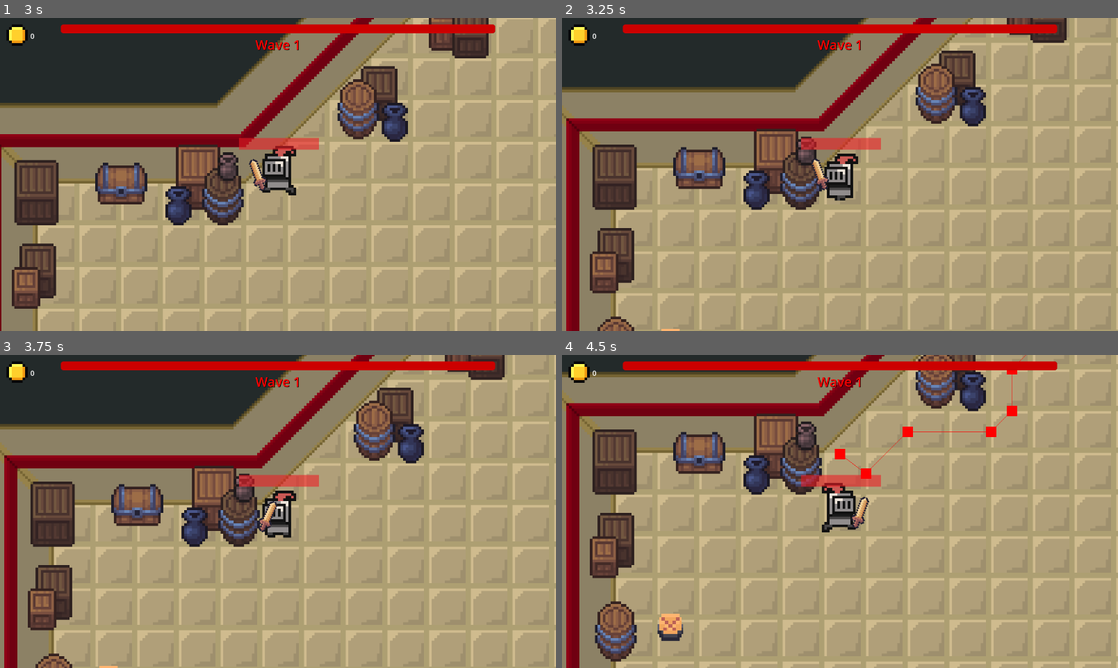
Above: before the commit, frames 1-4 (two rows, left to right).
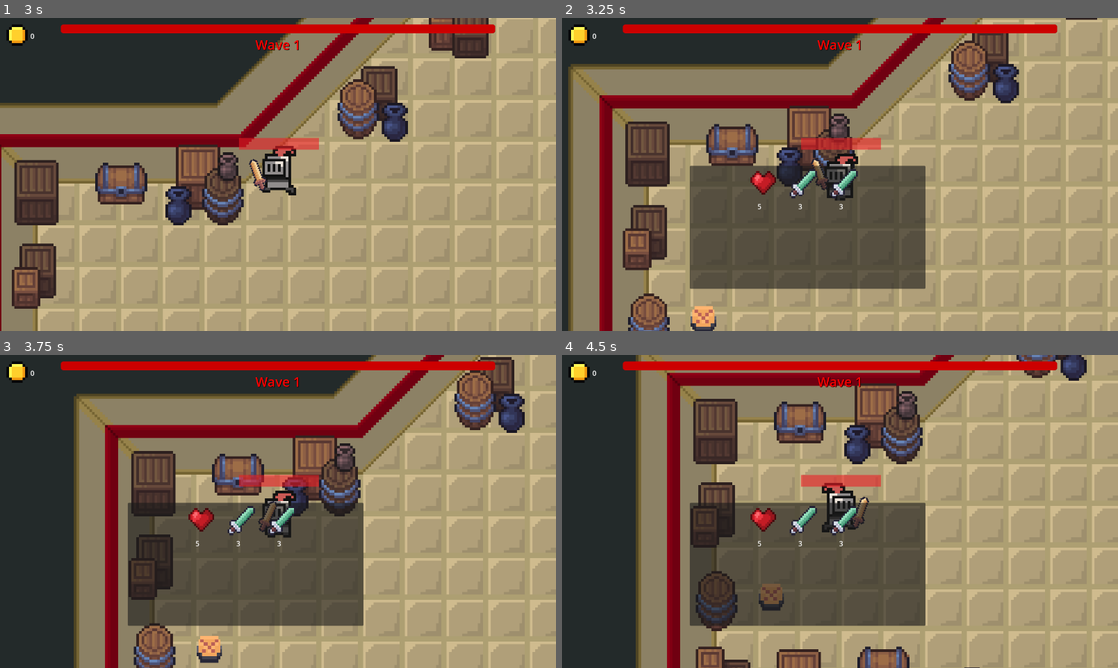
Above: after the commit, the same moments.

Repository: DavydGladius/Gladiator
Game: Godot game, scene res://Scenes/main_menu.tscn
Same seed, same stepped clock (60 frames per second), same inputs: the game is played once before the commit and once after it. Sound files missing from this copy of the repository are replaced by a short silence.
Inputs (mouse positions are in pixels of both pictures, inside the frame that each line leads up to):
- Up to frame 1 (3 s): click "Start" at 0.5 s; tap Enter at 1.25 s; move the mouse to (250, 237) at 1.27 s; hold W (up) 1.28-2 s; click (250, 237) at 1.35 s; drag from (444, 221) to (305, 146) at 2.02 s; move the mouse to (111, 127) at 2.77 s; hold A (left) from 2.78 s (still down); tap 1 (weapon1) at 2.85 s
- Up to frame 2 (3.25 s): keep holding A (left)
- Up to frame 3 (3.75 s): release A (left) at 3.5 s; drag from (305, 511) to (111, 464) at 3.52 s
- Up to frame 4 (4.5 s): move the mouse to (756, 433) at 4.27 s; hold S (down) from 4.28 s (still down); hold Shift from 4.28 s (still down)

Frame 1 is identical in both runs. In frame 2, 52% of the frame differs, in the area x 0-100%, y 0-100%; in frame 3, 59%; in frame 4, 61%.

Commit message:
fixed decoration hitboxes
yup :)

Diff:
--- a/Scenes/world.tscn
+++ b/Scenes/world.tscn
@@ -172,46 +172,46 @@
 texture = ExtResource("7_i7141")
 0:0/size_in_atlas = Vector2i(1, 2)
 0:0/0 = 0
-0:0/0/physics_layer_0/polygon_0/points = PackedVector2Array(-5.333333, -2.666666, 5.333334, -2.666666, 5.333334, 16, -5.333333, 16)
+0:0/0/physics_layer_0/polygon_0/points = PackedVector2Array(-5.333333, -2.666666, 5.333334, -2.666666, 5.333334, 5.333334, -5.333333, 5.333334)
 1:1/0 = 0
-1:1/0/physics_layer_0/polygon_0/points = PackedVector2Array(-5.333333, -8, 5.333334, -8, 5.333334, 8, -5.333333, 8)
+1:1/0/physics_layer_0/polygon_0/points = PackedVector2Array(-5.333333, -8, 5.333334, -8, 5.333334, 0, -5.333333, 0)
 2:1/0 = 0
-2:1/0/physics_layer_0/polygon_0/points = PackedVector2Array(-5.333333, -5.333333, 5.333334, -5.333333, 5.333334, 8, -5.333333, 8)
+2:1/0/physics_layer_0/polygon_0/points = PackedVector2Array(-2.666666, -2.666666, 2.666668, -2.666666, 2.086361, 0, -2.666666, 0)
 3:0/size_in_atlas = Vector2i(1, 2)
 3:0/0 = 0
-3:0/0/physics_layer_0/polygon_0/points = PackedVector2Array(-5.333333, -2.666666, 5.333334, -2.666666, 5.333334, 16, -5.333333, 16)
+3:0/0/physics_layer_0/polygon_0/points = PackedVector2Array(-5.333333, -2.666666, 5.333334, -2.666666, 5.333334, 5.333334, -5.333333, 5.333334)
 4:1/0 = 0
-4:1/0/physics_layer_0/polygon_0/points = PackedVector2Array(-5.333333, -8, 5.333334, -8, 5.333334, 8, -5.333333, 8)
+4:1/0/physics_layer_0/polygon_0/points = PackedVector2Array(-5.333333, -8, 5.333334, -8, 5.333334, 0, -5.333333, 0)
 5:1/0 = 0
-5:1/0/physics_layer_0/polygon_0/points = PackedVector2Array(-5.333333, -5.333333, 5.333334, -5.333333, 5.333334, 8, -5.333333, 8)
+5:1/0/physics_layer_0/polygon_0/points = PackedVector2Array(-2.666666, -2.666666, 2.666668, -2.666666, 2.086361, 0, -2.666666, 0)
 6:0/size_in_atlas = Vector2i(2, 1)
 6:0/0 = 0
-6:0/0/physics_layer_0/polygon_0/points = PackedVector2Array(-8, -8, 8, -8, 10.666668, 0, 8, 8, -8, 8, -10.666666, 0)
+6:0/0/physics_layer_0/polygon_0/points = PackedVector2Array(-8, -8, 8, -8, 10.666668, -2.666666, 10.666668, 2.666668, -10.666666, 2.666668, -10.666666, -2.666666)
 8:0/size_in_atlas = Vector2i(2, 2)
 8:0/0 = 0
-8:0/0/physics_layer_0/polygon_0/points = PackedVector2Array(0, -10.666666, 8, -8, 8, 0, 13.333334, 0, 13.333334, 16, 2.666668, 16, 2.666668, 13.333334, -5.333333, 10.666668, -8, 2.666668, -5.333333, -8)
+8:0/0/physics_layer_0/polygon_0/points = PackedVector2Array(0, -10.666666, 5.333334, -8, 8, 0, 13.333334, 0, 13.333334, 8, 2.666668, 8, 2.666668, 2.666668, -8, 0, -5.333333, -8)
 10:0/size_in_atlas = Vector2i(2, 2)
 10:0/0 = 0
-10:0/0/physics_layer_0/polygon_0/points = PackedVector2Array(-5.333333, -8, -2.666666, -13.333333, 10.666668, -13.333333, 10.666668, 2.666668, 13.333334, 5.333334, 13.333334, 16, 2.666668, 16, -8, 16, -10.666666, 10.666668, -13.333333, 2.666668, -10.666666, -5.333333)
+10:0/0/physics_layer_0/polygon_0/points = PackedVector2Array(-2.666666, -13.333333, 10.666668, -13.333333, 10.666668, 0, 13.333334, 0, 13.333334, 8, 5.333334, 8, -5.333333, 5.333334, -10.666666, 2.666668, -13.333333, -2.666666, -5.333333, -8)
 12:0/size_in_atlas = Vector2i(2, 2)
 12:0/0 = 0
-12:0/0/physics_layer_0/polygon_0/points = PackedVector2Array(-16, -16, 16, -16, 16, 16, -16, 16)
+12:0/0/physics_layer_0/polygon_0/points = PackedVector2Array(-10.666666, -13.333333, 5.333334, -13.333333, 5.333334, -10.666666, 13.333334, -10.666666, 13.333334, 0, 8, 5.333334, 1.6546993, 8, -13.333333, 8, -13.333333, 2.666668, -10.666666, 0)
 8:2/size_in_atlas = Vector2i(2, 3)
 8:2/0 = 0
-8:2/0/physics_layer_0/polygon_0/points = PackedVector2Array(-8, -8, 8, -8, 10.666668, 0, 8, 8, -8, 8, -10.666666, 0)
+8:2/0/physics_layer_0/polygon_0/points = PackedVector2Array(-8, -10.666666, 8, -10.666666, 10.666668, -8, 10.666668, 0, -10.666666, 0, -10.666666, -5.333333)
 6:2/size_in_atlas = Vector2i(2, 2)
 6:2/0 = 0
-6:2/0/physics_layer_0/polygon_0/points = PackedVector2Array(-8, -2.666666, 8, -2.666666, 10.666668, 5.333334, 8, 13.333334, -8, 13.333334, -10.666666, 5.333334)
+6:2/0/physics_layer_0/polygon_0/points = PackedVector2Array(-8, -2.666666, 8, -2.666666, 10.666668, 2.666668, 10.666668, 8, -10.666666, 8, -10.666666, 2.666668)
 4:2/size_in_atlas = Vector2i(1, 2)
 4:2/0 = 0
-4:2/0/physics_layer_0/polygon_0/points = PackedVector2Array(-5.333333, -8, 2.666668, -8, 2.666668, 0, 8, 2.666668, 8, 16, 0, 16, 0, 10.666668, -5.333333, 10.666668, -8, 2.666668)
+4:2/0/physics_layer_0/polygon_0/points = PackedVector2Array(0, 0, 5.333334, 0, 5.333334, 8, 0, 8, -5.333333, 2.666668, -5.333333, -8, 0, -8)
 3:2/size_in_atlas = Vector2i(1, 2)
 3:2/0 = 0
-3:2/0/physics_layer_0/polygon_0/points = PackedVector2Array(-2.666666, 0, 2.666668, -2.666666, 8, 0, 8, 10.666668, 0, 16, -5.333333, 16, -5.333333, 5.333334)
+3:2/0/physics_layer_0/polygon_0/points = PackedVector2Array(5.333334, 5.333334, 0, 5.333334, 0, 10.666668, -5.333333, 10.666668, -5.333333, 5.333334, -2.666666, 5.333334, -2.666666, 0, 5.333334, 0)
 0:4/0 = 0
-0:4/0/physics_layer_0/polygon_0/points = PackedVector2Array(-5.333333, -8, 5.333334, -8, 5.333334, 8, -5.333333, 8)
+0:4/0/physics_layer_0/polygon_0/points = PackedVector2Array(-5.333333, -8, 5.333334, -8, 5.333334, 2.666668, -5.333333, 2.666668)
 0:5/0 = 0
-0:5/0/physics_layer_0/polygon_0/points = PackedVector2Array(-5.333333, -8, 5.333334, -8, 5.333334, 8, -5.333333, 8)
+0:5/0/physics_layer_0/polygon_0/points = PackedVector2Array(-5.333333, -8, 5.333334, -8, 5.333334, 2.666668, -5.333333, 2.666668)
 1:4/size_in_atlas = Vector2i(1, 2)
 1:4/0 = 0
 1:4/0/physics_layer_0/polygon_0/points = PackedVector2Array(-8, -5.333333, 8, -5.333333, 8, 16, -8, 16)
@@ -220,25 +220,25 @@
 2:4/0/physics_layer_0/polygon_0/points = PackedVector2Array(-8, -5.333333, 8, -5.333333, 8, 16, -8, 16)
 3:4/size_in_atlas = Vector2i(2, 2)
 3:4/0 = 0
-3:4/0/physics_layer_0/polygon_0/points = PackedVector2Array(-8, -8, 8, -8, 8, 16, -8, 16)
+3:4/0/physics_layer_0/polygon_0/points = PackedVector2Array(-8, -8, 8, -8, 8, 5.333334, -8, 5.333334)
 5:4/size_in_atlas = Vector2i(2, 2)
 5:4/0 = 0
-5:4/0/physics_layer_0/polygon_0/points = PackedVector2Array(-8, -8, 8, -8, 8, 16, -8, 16)
+5:4/0/physics_layer_0/polygon_0/points = PackedVector2Array(-8, -8, 8, -8, 8, 5.333334, -8, 5.333334)
 0:6/size_in_atlas = Vector2i(1, 2)
 0:6/0 = 0
-0:6/0/physics_layer_0/polygon_0/points = PackedVector2Array(-8, -2.666666, 0, -8, 8, -2.666666, 8, 10.666668, 0, 16, -8, 10.666668)
+0:6/0/physics_layer_0/polygon_0/points = PackedVector2Array(5.333334, 2.666668, 0, 5.333334, -5.333333, 2.666668, -5.333333, -5.333333, 0, -8, 5.333334, -5.333333)
 1:6/size_in_atlas = Vector2i(1, 2)
 1:6/0 = 0
-1:6/0/physics_layer_0/polygon_0/points = PackedVector2Array(-8, -2.666666, 0, -8, 8, -2.666666, 8, 10.666668, 0, 16, -8, 10.666668)
+1:6/0/physics_layer_0/polygon_0/points = PackedVector2Array(5.333334, 2.666668, 0, 5.333334, -5.333333, 2.666668, -5.333333, -5.333333, 0, -8, 5.333334, -5.333333)
 2:6/size_in_atlas = Vector2i(2, 2)
 2:6/0 = 0
-2:6/0/physics_layer_0/polygon_0/points = PackedVector2Array(-10.666666, -13.333333, 5.333334, -13.333333, 5.333334, -5.333333, 13.333334, -5.333333, 13.333334, 16, 0, 16, 0, 13.333334, -10.666666, 13.333334)
+2:6/0/physics_layer_0/polygon_0/points = PackedVector2Array(-8, 2.666668, -8, -10.666666, 5.333334, -10.666666, 5.333334, -5.333333, 13.333334, -5.333333, 13.333334, 8, 0, 8, 0, 2.666668)
 4:6/size_in_atlas = Vector2i(2, 2)
 4:6/0 = 0
-4:6/0/physics_layer_0/polygon_0/points = PackedVector2Array(-8, -8, 8, -8, 8, 10.666668, 0, 10.666668, 0, 16, -10.666666, 16, -10.666666, 0)
+4:6/0/physics_layer_0/polygon_0/points = PackedVector2Array(-10.666666, 0, -5.333333, 0, -5.333333, -8, 5.333334, -8, 5.333334, 2.666668, 0, 2.666668, 0, 10.666668, -10.666666, 10.666668)
 7:5/size_in_atlas = Vector2i(2, 3)
 7:5/0 = 0
-7:5/0/physics_layer_0/polygon_0/points = PackedVector2Array(-8, -10.666666, 2.666668, -10.666666, 2.666668, -5.333333, 13.333334, -5.333333, 13.333334, 21.333336, 2.666668, 21.333336, 2.666668, 24, -13.333333, 24, -13.333333, 2.666668, -8, 2.666668)
+7:5/0/physics_layer_0/polygon_0/points = PackedVector2Array(-8, -10.666666, 2.666668, -10.666666, 2.666668, -5.333333, 13.333334, -5.333333, 13.333334, 10.666668, 0, 10.666668, 0, 16, -13.333333, 16, -13.333333, 2.666668, -8, 2.666668)
 
 [sub_resource type="TileSet" id="TileSet_jhx03"]
 tile_size = Vector2i(32, 32)
